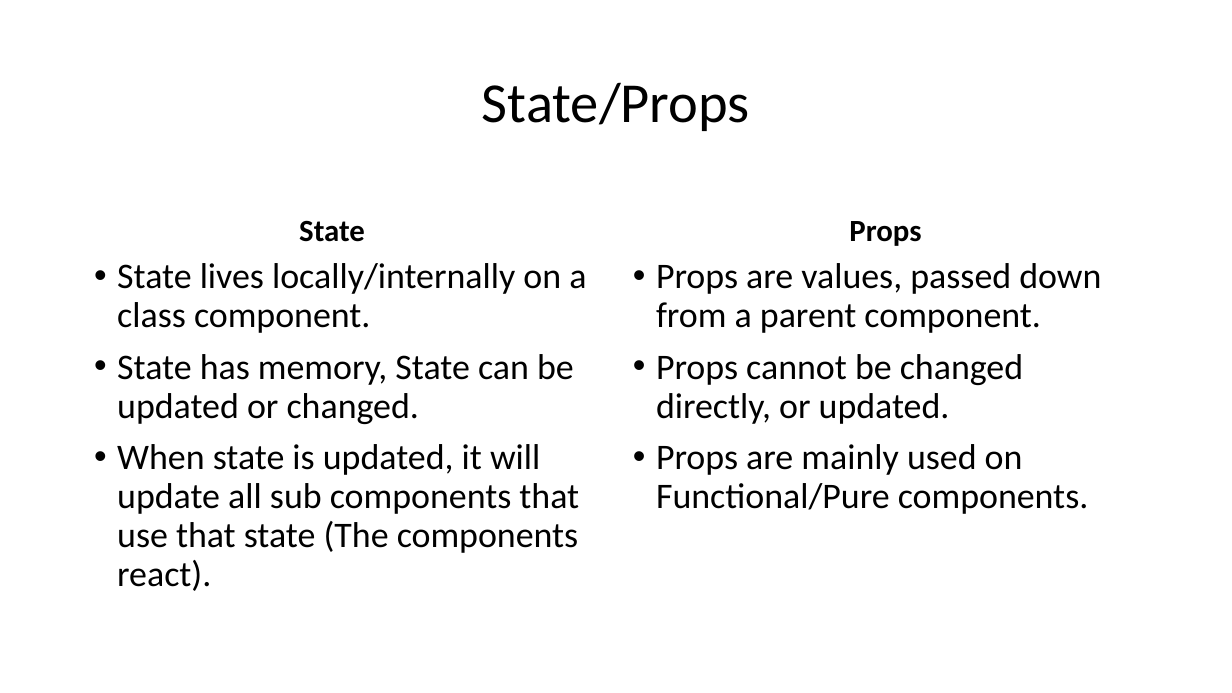
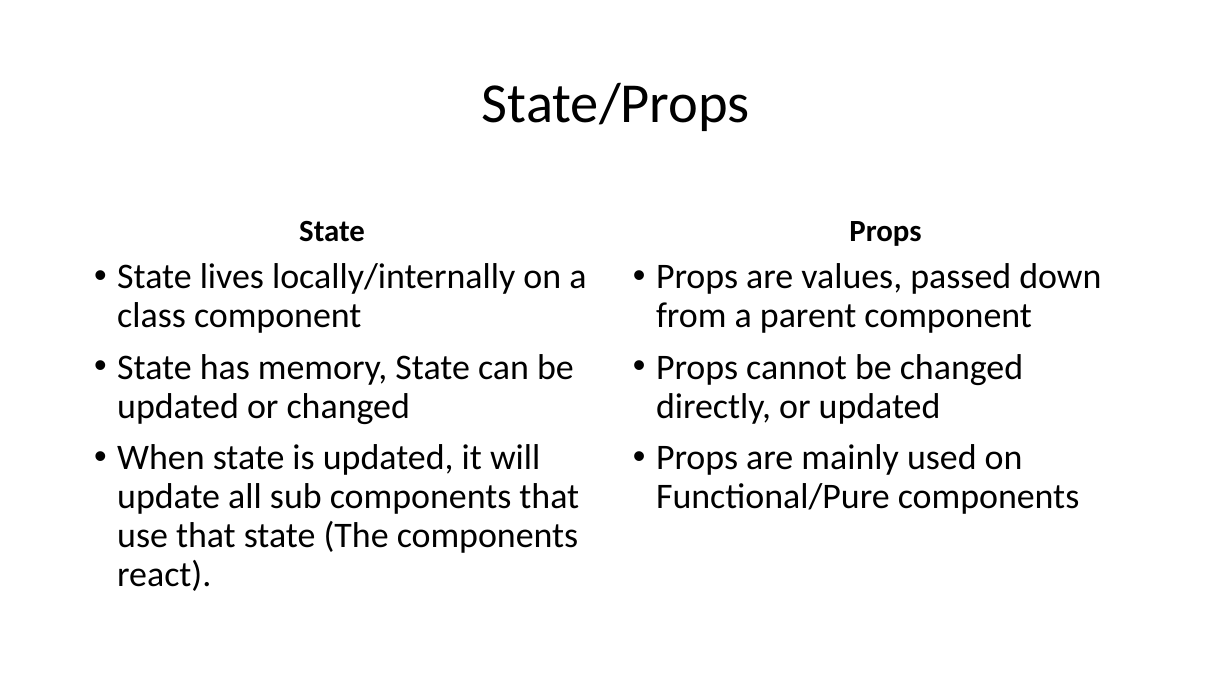
Before and after one commit to MarkSchemmer/Mark-Tyson, a slide deck: slide 13 of PowerPoint/React.pptx (slide 12 before the commit). Drawn at 1232x693 pixels with LibreOffice and Linux fonts; fonts in the diff are those of the drawing. Boxes give left, top, right and bottom in pixels: in the first picture for what was removed or moved away, otherwise in the second. Text is boxed around its words. In the diff, an @@ line names an element or a change of style, - is before the commit and + after.

```diff
--- a/PowerPoint/React.pptx
+++ b/PowerPoint/React.pptx
@@ text at (117, 263, 586, 424): text changed @@
-• State lives locally/internally on a class component.
-• State has memory, State can be updated or changed.
+• State lives locally/internally on a class component
+• State has memory, State can be updated or changed
@@ text at (656, 263, 1101, 514): text changed @@
-• Props are values, passed down from a parent component.
-• Props cannot be changed directly, or updated.
-• Props are mainly used on Functional/Pure components.
+• Props are values, passed down from a parent component
+• Props cannot be changed directly, or updated
+• Props are mainly used on Functional/Pure components
```
Also in this commit, not shown: 4 other slides changed, 3 slides added, 2 slides removed, 4 other files.
